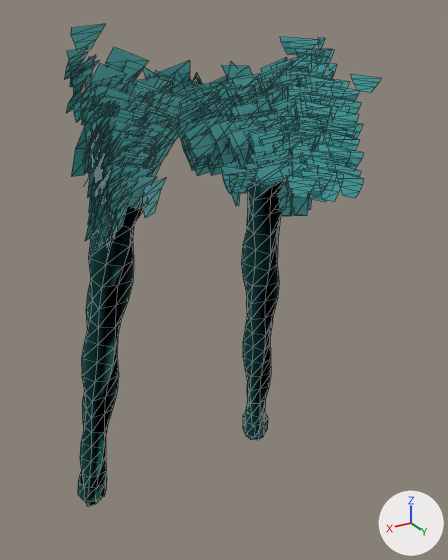
A saved change to the glTF model assets/giant/parts/Beard_braided_moustache.glb.
Camera for both pictures: a 50 mm lens placed at (0.212, 0.101, 3.391), pointed at (-0.021, -0.288, 3.196). The axes (+X, +Y, +Z) are drawn at lower right. The lights are the same throughout. The picture after the commit comes second. Mesh edges are drawn as thin lines. Vertices at exactly the same position are counted once.

Names of what the first picture shows: 'Beard_braided_moustache'.
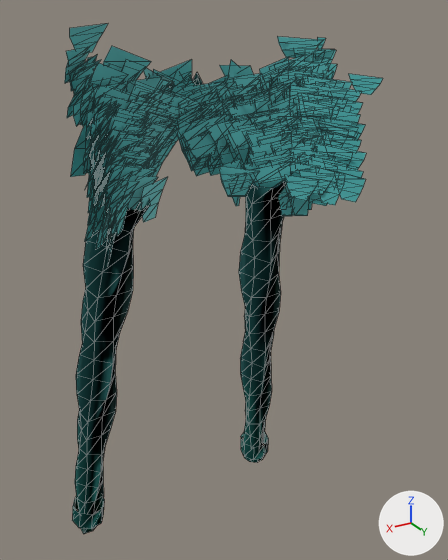
Pixel boxes (x1, y1, x2, y2) of what changed, in the pictures (448 x 560 px; the box of a moved part takes in the faces that stretch with it):
'Beard_braided_moustache', reshaped
    before: (64, 24, 381, 506)
    after: (65, 24, 383, 534)
part 1 of me_beard_braided_moustache, moved or reshaped (mostly hidden)
    before: (320, 101, 350, 112)
    after: (318, 100, 351, 113)
part 2 of me_beard_braided_moustache, moved or reshaped
    before: (64, 52, 88, 80)
    after: (65, 51, 89, 83)
part 3 of me_beard_braided_moustache, moved or reshaped
    before: (299, 76, 334, 88)
    after: (298, 76, 336, 87)
part 4 of me_beard_braided_moustache, moved or reshaped
    before: (91, 150, 107, 184)
    after: (91, 146, 109, 190)
part 5 of me_beard_braided_moustache, moved or reshaped
    before: (336, 171, 364, 198)
    after: (334, 171, 365, 202)
part 6 of me_beard_braided_moustache, moved or reshaped
    before: (100, 191, 112, 227)
    after: (102, 192, 112, 232)
part 7 of me_beard_braided_moustache, moved or reshaped
    before: (92, 120, 110, 169)
    after: (93, 120, 111, 175)
part 8 of me_beard_braided_moustache, moved or reshaped
    before: (66, 24, 381, 491)
    after: (66, 24, 383, 518)
part 9 of me_beard_braided_moustache, recoloured
    before: (78, 357, 271, 506)
    after: (72, 374, 272, 534)

The edits, one by one:
me_beard_braided_moustache is used by ob_beard_braided_moustache; location (0.0, 0.0, 0.0).
me_beard_braided_moustache had 3044 vertices, 2548 faces and spanned x -0.11..0.105, y -0.35..-0.214, z 2.984..3.385.
me_beard_braided_moustache now has 3044 vertices, 2548 faces and spans x -0.11..0.106, y -0.359..-0.212, z 2.949..3.385.
me_beard_braided_moustache part 1: the loose piece of 8 vertices spanning x -0.096..-0.082, y -0.258..-0.239, z 3.311..3.333 is scaled about its middle by (1.06, 1.13, 1.14), then moved by (0.0, 0.0, -0.001).
me_beard_braided_moustache part 2: the loose piece of 8 vertices spanning x 0.085..0.103, y -0.263..-0.243, z 3.357..3.371 is scaled about its middle by (1.11, 1.11, 1.16), then moved by (-0.001, 0.0, -0.001).
me_beard_braided_moustache part 3: the loose piece of 8 vertices spanning x -0.09..-0.072, y -0.273..-0.251, z 3.327..3.351 is scaled about its middle by (1.11, 1.11, 1.14), then moved by (0.0, 0.0, -0.001).
me_beard_braided_moustache part 4: the loose piece of 8 vertices spanning x 0.078..0.095, y -0.261..-0.238, z 3.295..3.317 is scaled about its middle by (1.07, 1.11, 1.15), then moved by (0.0, 0.0, -0.001).
me_beard_braided_moustache part 5: the loose piece of 8 vertices spanning x -0.098..-0.085, y -0.239..-0.219, z 3.266..3.286 is scaled about its middle by (1.08, 1.11, 1.14), then moved by (0.001, 0.0, -0.001).
me_beard_braided_moustache part 6: the loose piece of 8 vertices spanning x 0.076..0.09, y -0.26..-0.242, z 3.268..3.292 is scaled about its middle by (1.05, 1.15, 1.12), then moved by (0.0, 0.0, -0.001).
me_beard_braided_moustache part 7: the loose piece of 8 vertices spanning x 0.072..0.09, y -0.269..-0.246, z 3.304..3.331 is scaled about its middle by (1.09, 1.11, 1.13), then moved by (0.0, 0.0, -0.002).
me_beard_braided_moustache part 8: 2403 of 3044 vertices moved; they spanned x -0.11..0.105, y -0.35..-0.214, z 2.984..3.385 and now span x -0.11..0.106, y -0.359..-0.212, z 2.949..3.385; mean shift (0.0, 0.0, -0.003); largest move (0.095, -0.347, 2.987) -> (0.1, -0.355, 2.952).
me_beard_braided_moustache part 9: 193 kept faces spanning x -0.107..0.106, y -0.359..-0.316, z 2.949..3.072 get new vertex colours; the middle colour goes from cyan #56d5cd to cyan #56dad1.
Other edits to the shape of me_beard_braided_moustache do not show in these pictures.
